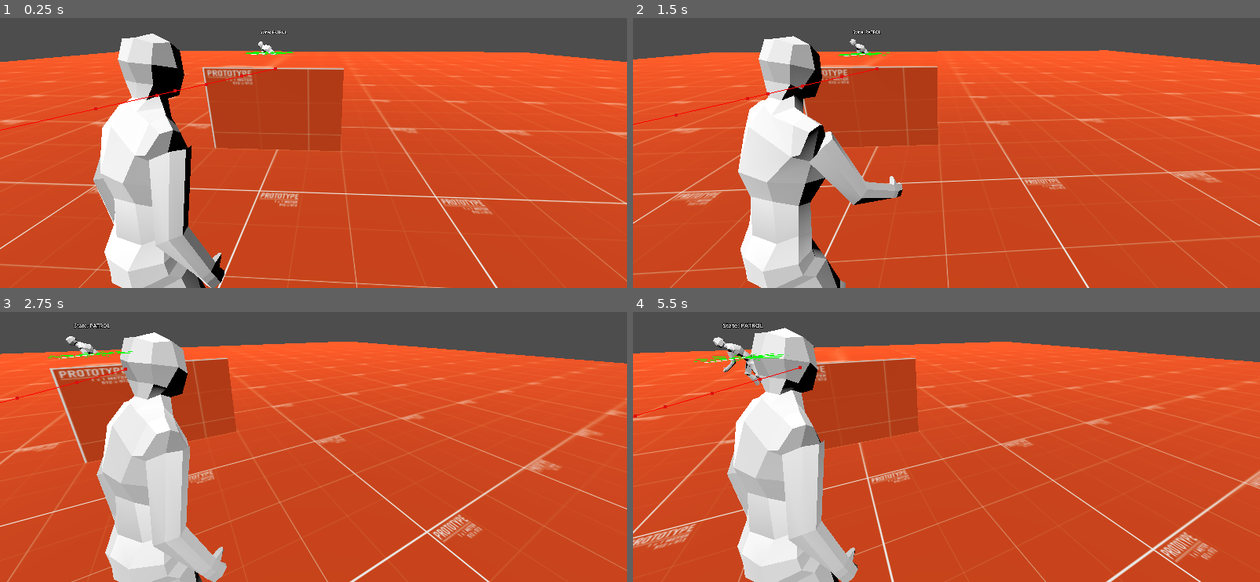
Above: before the commit, frames 1-4 (two rows, left to right).
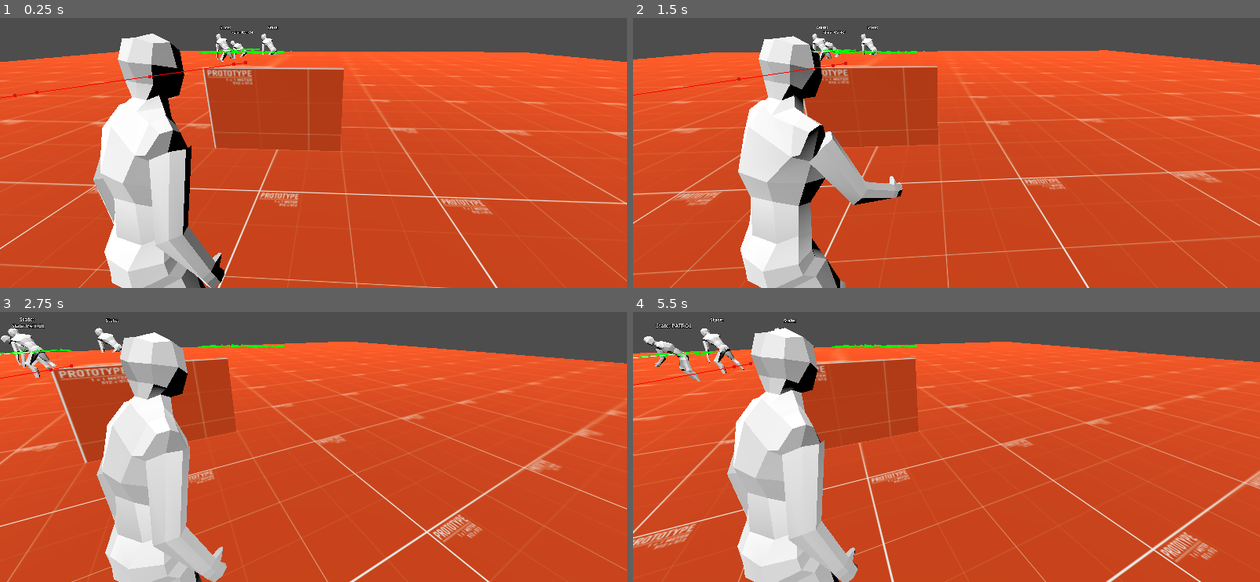
Above: after the commit, the same moments.

Repository: Vosnov/GD_APrototype
Game: Godot game, scene res://main.tscn
The game is run twice, just before and just after one commit, with the same random seed, the same clock (stepped at 60 frames per second) and the same inputs.
Inputs (mouse positions are in pixels of both pictures, inside the frame that each line leads up to):
- Up to frame 1 (0.25 s): no input
- Up to frame 2 (1.5 s): move the mouse to (977, 109) at 0.52 s; hold D (right) 0.53-1.28 s; hold Right mouse button (aim) 0.53-1.28 s; move the mouse to (915, 112) at 1.27 s; hold A (left) from 1.28 s (still down); tap S (bottom) at 1.35 s
- Up to frame 3 (2.75 s): move the mouse to (326, 401) at 2.02 s; release A (left) at 2.03 s; hold D (right) from 2.03 s (still down); click (326, 401) at 2.1 s
- Up to frame 4 (5.5 s): move the mouse to (940, 411) at 2.77 s; tap Shift (sprint) at 2.85 s; move the mouse to (990, 409) at 3.52 s; release D (right) at 3.53 s; hold A (left) from 3.53 s (still down); tap W (top) at 3.6 s; move the mouse to (896, 401) at 4.27 s; right-click (896, 401) at 4.35 s; move the mouse to (952, 406) at 5.02 s; tap S (bottom) at 5.1 s

The runs differ from the first frame. In frame 1, 0.8% of the frame differs, in the area x 0-47%, y 2-42%; in frame 2, 0.8%; in frame 3, 1.4%; in frame 4, 1.6%, in the area x 0-47%, y 2-40%.

Commit message:
state fix

Diff:
--- a/Nodes/Charecters/Enemy/enemy_type_1.tscn
+++ b/Nodes/Charecters/Enemy/enemy_type_1.tscn
@@ -86,7 +86,7 @@
 blend_point_4/pos = Vector2(0, -1)
 
 [sub_resource type="AnimationNodeBlendTree" id="AnimationNodeBlendTree_xr4ar"]
-graph_offset = Vector2(-604.222, -50.7727)
+graph_offset = Vector2(-719.484, -177.677)
 nodes/Animation/node = SubResource("AnimationNodeAnimation_dnvay")
 nodes/Animation/position = Vector2(-60, 240)
 "nodes/Animation 2/node" = SubResource("AnimationNodeAnimation_q2o8k")
@@ -117,7 +117,7 @@
 
 [sub_resource type="CapsuleShape3D" id="CapsuleShape3D_b7geb"]
 radius = 0.426279
-height = 1.34086
+height = 1.25653
 
 [node name="EnemyType1" type="CharacterBody3D"]
 script = ExtResource("1_qr7er")
@@ -126,31 +126,31 @@
 transform = Transform3D(-0.4, 0, -3.49691e-08, 0, 0.4, 0, 3.49691e-08, 0, -0.4, 0, 0, 0)
 
 [node name="Skeleton3D" parent="enemyType1/Armature" index="0"]
-bones/0/position = Vector3(0.00943384, -0.555689, -0.0910502)
-bones/0/rotation = Quaternion(0.210705, -0.192415, -0.00365799, 0.958419)
-bones/1/rotation = Quaternion(0.245982, -0.181089, 0.0232393, 0.951924)
-bones/2/rotation = Quaternion(0.303865, -0.0969689, -0.0109926, 0.947704)
-bones/3/rotation = Quaternion(-0.192146, 0.282214, -0.00120114, 0.939912)
-bones/4/rotation = Quaternion(-0.0990147, 0.0990147, 2.49256e-08, 0.990148)
-bones/5/position = Vector3(0.206725, 0.914528, 0.200227)
-bones/5/rotation = Quaternion(0.163063, -0.154086, -0.798792, 0.558211)
-bones/6/position = Vector3(0.0189716, 0.456808, 0.0756623)
-bones/6/rotation = Quaternion(0.138041, -0.0228989, -0.267076, 0.953463)
-bones/7/rotation = Quaternion(0.207672, -0.00768104, 0.117704, 0.971061)
-bones/11/position = Vector3(-0.242826, 0.89598, 0.23957)
-bones/11/rotation = Quaternion(0.2106, 0.00167757, 0.868786, 0.448169)
-bones/12/rotation = Quaternion(-0.157185, 0.404401, 0.828936, -0.353012)
-bones/12/scale = Vector3(1.00004, 0.999996, 1.00007)
-bones/13/rotation = Quaternion(-0.24593, -0.0126399, -0.418301, 0.87429)
-bones/13/scale = Vector3(0.999978, 0.999987, 1.00001)
-bones/14/rotation = Quaternion(0.292232, 0.218571, 0.899812, 0.239093)
-bones/14/scale = Vector3(1.00003, 0.999999, 1.00006)
-bones/15/rotation = Quaternion(-0.195799, -0.0107632, 0.397042, 0.896607)
-bones/15/scale = Vector3(0.99999, 0.999987, 0.999999)
-bones/16/position = Vector3(-0.11577, -1.23557, 1.3097)
-bones/17/position = Vector3(-0.399367, -2.11167, -0.641656)
+bones/0/position = Vector3(-0.00892783, -0.398963, 0.0884621)
+bones/0/rotation = Quaternion(0.205991, -0.282165, -0.0053642, 0.936975)
+bones/1/rotation = Quaternion(0.160179, -0.186614, 0.0239483, 0.968992)
+bones/2/rotation = Quaternion(0.209916, -0.0983846, -0.0111531, 0.972693)
+bones/3/rotation = Quaternion(-0.192146, 0.282214, -0.00120115, 0.939912)
+bones/4/rotation = Quaternion(-0.0990147, 0.0990147, 4.23265e-09, 0.990148)
+bones/5/position = Vector3(0.220627, 1.0036, 0.187808)
+bones/5/rotation = Quaternion(0.161406, -0.0640761, -0.860316, 0.479268)
+bones/6/position = Vector3(0.0189714, 0.456808, 0.0756623)
+bones/6/rotation = Quaternion(0.0792964, -0.0111066, -0.256558, 0.963206)
+bones/7/rotation = Quaternion(0.128191, -0.0114923, 0.091005, 0.987498)
+bones/11/position = Vector3(-0.273165, 0.989736, 0.233714)
+bones/11/rotation = Quaternion(0.2106, 0.00167756, 0.868786, 0.448169)
+bones/12/rotation = Quaternion(0.0887321, -0.288172, -0.907654, 0.291971)
+bones/12/scale = Vector3(1.00004, 1, 1.00007)
+bones/13/rotation = Quaternion(-0.181334, -0.0134988, -0.30843, 0.933706)
+bones/13/scale = Vector3(0.999985, 0.999996, 1)
+bones/14/rotation = Quaternion(0.379162, 0.154307, 0.893264, 0.185755)
+bones/14/scale = Vector3(1.00003, 1, 1.00006)
+bones/15/rotation = Quaternion(-0.130355, -0.0114696, 0.264336, 0.955512)
+bones/15/scale = Vector3(0.999993, 0.999999, 0.999997)
+bones/16/position = Vector3(-0.00772315, -0.860532, 1.31082)
+bones/17/position = Vector3(-0.399367, -2.03181, -0.615035)
 bones/18/position = Vector3(-1.07797, -1.1141, 0.842318)
-bones/19/position = Vector3(0.344081, -2.15404, 0.445076)
+bones/19/position = Vector3(0.34381, -2.15406, 0.445026)
 bones/20/position = Vector3(0.139478, -1.10786, 1.13867)
 
 [node name="CollisionShape3D" type="CollisionShape3D" parent="."]
@@ -160,14 +160,13 @@
 [node name="AnimationTree" type="AnimationTree" parent="."]
 tree_root = SubResource("AnimationNodeBlendTree_xr4ar")
 anim_player = NodePath("../enemyType1/AnimationPlayer")
-active = true
 parameters/OneShot/active = false
 parameters/OneShot/request = 0
 parameters/attack_shot/active = false
 parameters/attack_shot/request = 0
-parameters/attack_trans/current_state = ""
-parameters/attack_trans/transition_request = "attack_type_2"
-parameters/attack_trans/current_index = -1
+parameters/attack_trans/current_state = "attack_type_3"
+parameters/attack_trans/transition_request = ""
+parameters/attack_trans/current_index = 2
 parameters/main_trans/current_state = "walk"
 parameters/main_trans/transition_request = ""
 parameters/main_trans/current_index = 0
@@ -229,7 +228,7 @@
 collision_mask = 6
 
 [node name="CollisionShape3D" type="CollisionShape3D" parent="AttackArea"]
-transform = Transform3D(1, 0, 0, 0, -4.37114e-08, 1, 0, -1, -4.37114e-08, 0, -0.136004, -0.593155)
+transform = Transform3D(1, 0, 0, 0, -4.37114e-08, 1, 0, -1, -4.37114e-08, 0, -0.136004, -0.746013)
 shape = SubResource("CapsuleShape3D_b7geb")
 
 [node name="StateLabel" type="Label3D" parent="."]
--- a/Nodes/State/EnemyType1/attack_state.tscn
+++ b/Nodes/State/EnemyType1/attack_state.tscn
@@ -55,6 +55,7 @@
 func update(_delta: float) -> StateTypes:
 	if player_in_area:
 		AGENT.velocity = Vector3.ZERO
+		ANIMATION_TREE.set('parameters/walk_iwr/blend_position', Vector2())
 	else:
 		AGENT.velocity = AGENT.velocity.lerp(-AGENT.global_transform.basis.z * SPEED, _delta * 10)
 		var follow_iwr = Vector2(0, AGENT.velocity.z) * IWR_MUL
--- a/Nodes/State/EnemyType1/wait_state.tscn
+++ b/Nodes/State/EnemyType1/wait_state.tscn
@@ -19,8 +19,11 @@
 @export var LERP_ROTATE = 4.0
 @export var IWR_MUL = 1.4
 
-@export var ATTACK_TIME = 5.0
-@export var WAIT_TIME = 1.5
+@export_group(\"Time\", \"\")
+@export var ATTACK_TIME_MIN = 2.0
+@export var ATTACK_TIME_MAX = 8.0
+@export var WAIT_TIME_MIN = 1.0
+@export var WAIT_TIME_MAX = 3.0
 
 
 var wait_direction = Vector3()
@@ -38,8 +41,8 @@
 	should_attack = false
 
 	attack_timer.one_shot = true
-	attack_timer.start(ATTACK_TIME)
-	wait_timer.start(WAIT_TIME)
+	attack_timer.start(randf_range(ATTACK_TIME_MIN, ATTACK_TIME_MAX))
+	wait_timer.start(randf_range(WAIT_TIME_MIN, WAIT_TIME_MAX))
 
 func exit():
 	should_attack = false
--- a/main.tscn
+++ b/main.tscn
@@ -41,7 +41,17 @@
 transform = Transform3D(0.57524, -0.817295, -0.0335911, 0.509323, 0.325741, 0.796544, -0.640069, -0.475313, 0.603646, 0, 7.97113, 0)
 
 [node name="EnemyType1" parent="." node_paths=PackedStringArray("player") instance=ExtResource("4_s37af")]
+process_mode = 4
 transform = Transform3D(-0.033068, 0, 0.999453, 0, 1, 0, -0.999453, 0, -0.033068, -1.42554, 1.13668, -5.7975)
+player = NodePath("../Player")
+
+[node name="EnemyType2" parent="." node_paths=PackedStringArray("player") instance=ExtResource("4_s37af")]
+process_mode = 4
+transform = Transform3D(-0.033068, 0, 0.999453, 0, 1, 0, -0.999453, 0, -0.033068, -3.42554, 1.13668, -5.7975)
+player = NodePath("../Player")
+
+[node name="EnemyType3" parent="." node_paths=PackedStringArray("player") instance=ExtResource("4_s37af")]
+transform = Transform3D(-0.033068, 0, 0.999453, 0, 1, 0, -0.999453, 0, -0.033068, -3.42554, 1.13668, -7.7975)
 player = NodePath("../Player")
 
 [node name="NavigationRegion3D" type="NavigationRegion3D" parent="."]
